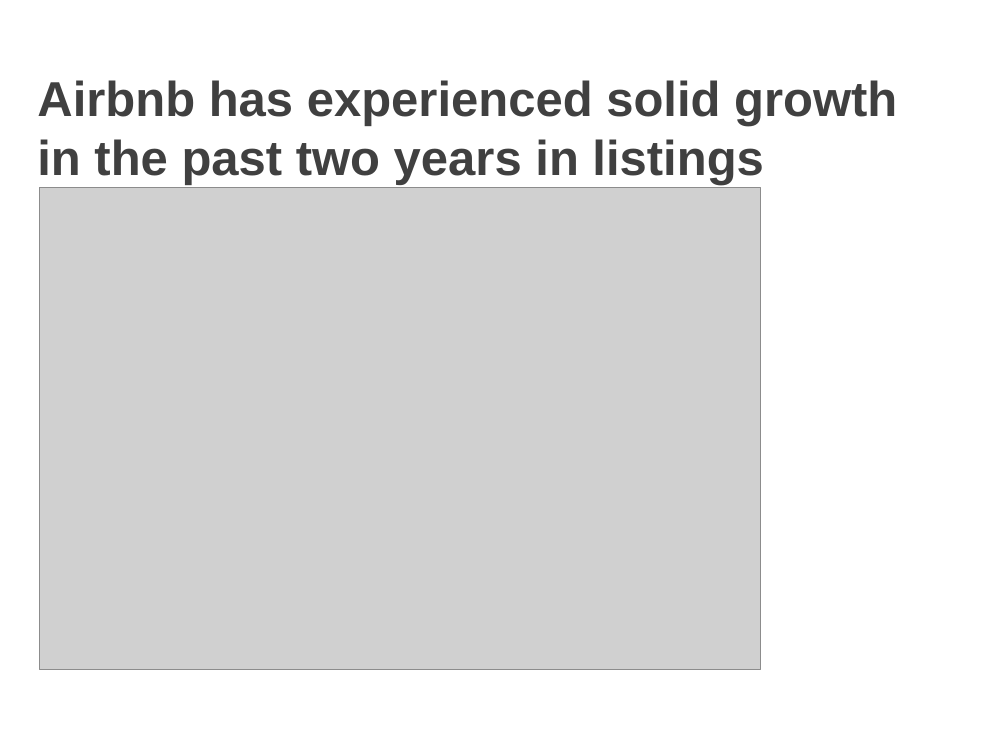
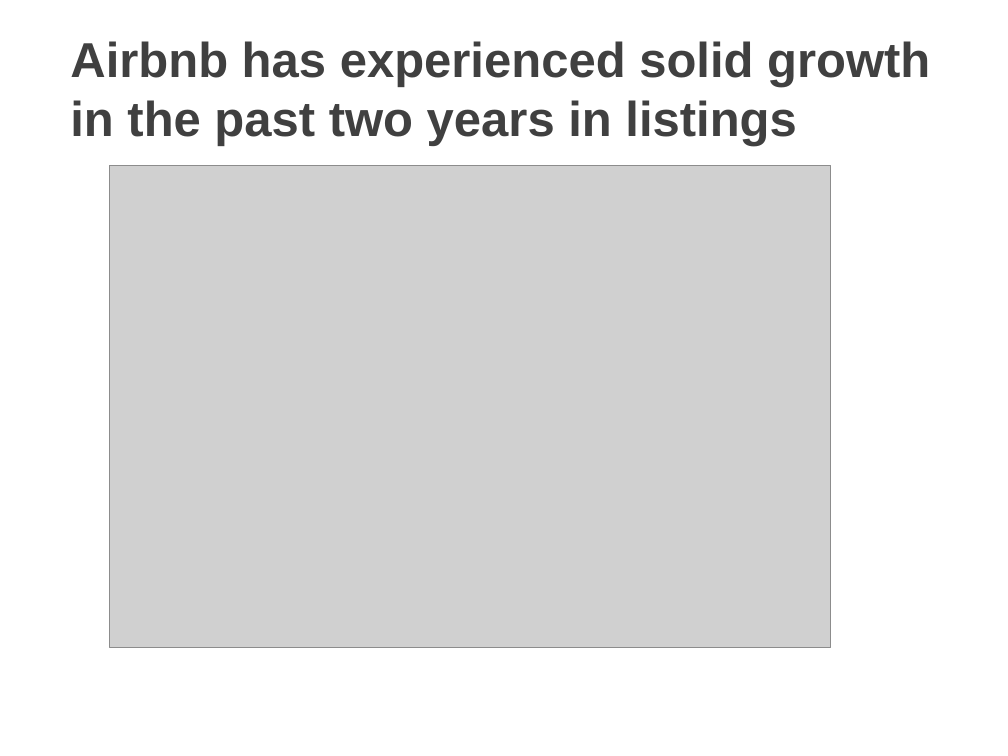
Before and after one commit to Dianaumd/project1, a slide deck: slide 4 of Project 2 Airbnb Analysis.pptx (slide 3 before the commit). Drawn at 1008x756 pixels with LibreOffice and Linux fonts; fonts in the diff are those of the drawing; grey boxes stand for pictures; background and template pictures are left out. Boxes give left, top, right and bottom in pixels: in the first picture for what was removed or moved away, otherwise in the second. Text is boxed around its words. In the diff, an @@ line names an element or a change of style, - is before the commit and + after.

```diff
--- a/Project 2 Airbnb Analysis.pptx
+++ b/Project 2 Airbnb Analysis.pptx
@@ title "Airbnb has experienced solid growth ...": place and size @@
-title "Airbnb has experienced solid growth ..." at <box>37,80,897,185</box>
+title "Airbnb has experienced solid growth ..." at <box>70,41,930,146</box>
@@ picture: place and size @@
-picture at <box>39,187,760,670</box>
+picture at <box>110,165,831,648</box>
```
Also in this commit, not shown: 2 other slides changed, 1 slide added.
